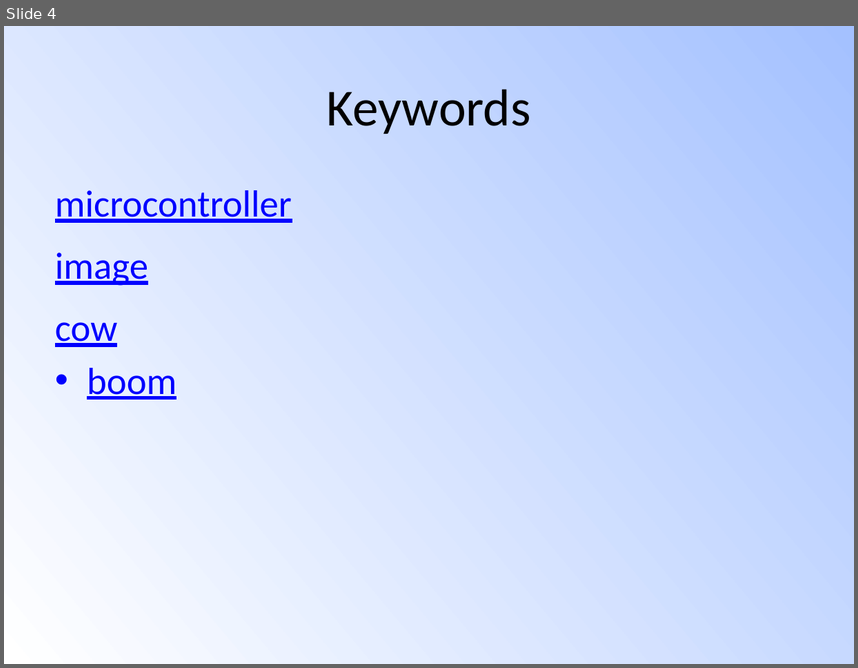
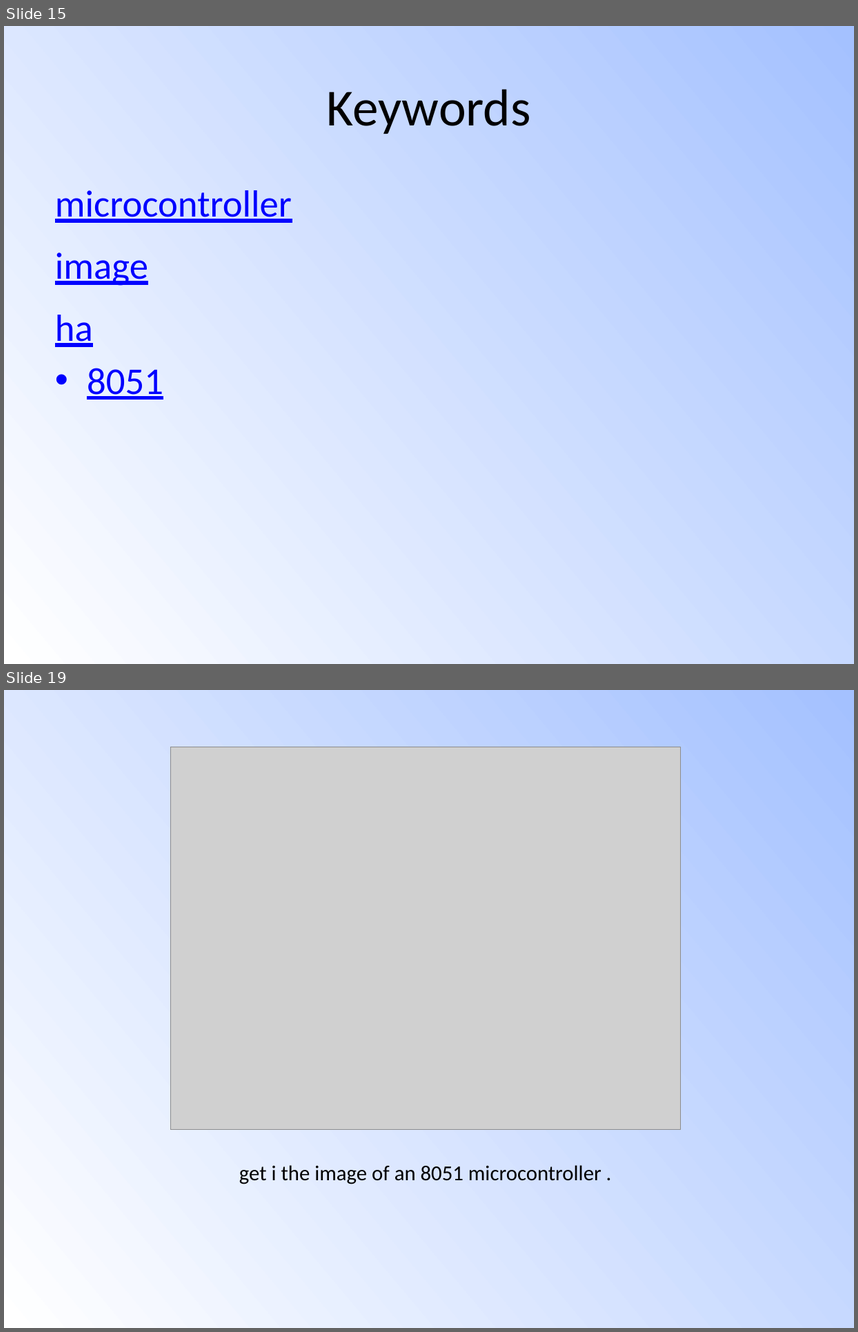
Before and after one commit to Siddhant-Ray/SlideEZ, a slide deck: testppt3.pptx. Shown one above the other, each under a label of ours: slide 4 before the commit, slides 15 and 19 after it; the slides between them are not shown. The pictures are 858x668 and 858x1332 pixels, drawn with LibreOffice and Linux fonts; fonts in the diff are those of the drawing; grey boxes stand for pictures. Boxes give left, top, right and bottom in pixels: in the first picture for what was removed or moved away, otherwise in the second. Text is boxed around its words. In the diff, an @@ line names an element or a change of style, - is before the commit and + after.

```diff
--- a/testppt3.pptx
+++ b/testppt3.pptx
@@ slide 19 added at (4, 690, 854, 1328), background gradient #FFFFFF to #A4C4FF @@
@@ picture added at (170, 747, 681, 1130) @@
@@ title added at (239, 1165, 602, 1184), 18 pt, text #000000 @@
+  get i the image of an 8051 microcontroller .
@@ what was slide 4 is now slide 15 @@
@@ slide 15 changed as well @@
@@ text at (55, 190, 292, 399): text changed @@
-• microcontroller
-  image
-  cow
-  boom
+• microcontroller
+  image
+  ha
+  8051
```
Also in this commit, not shown: 1 other slide changed, 18 other slides added, 2 slides removed, 8 other files.
